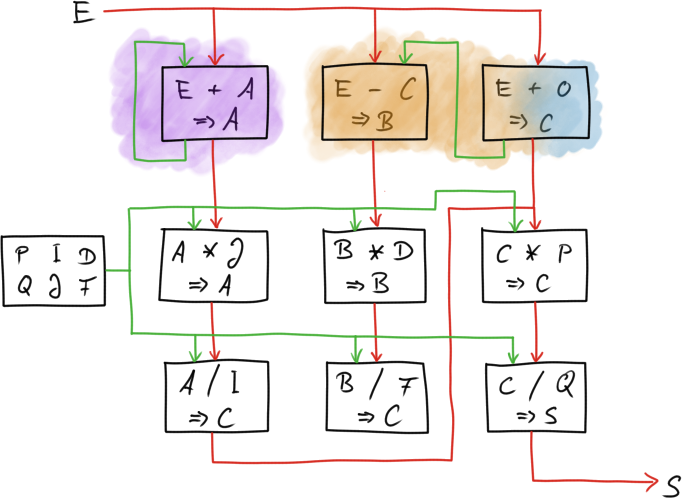
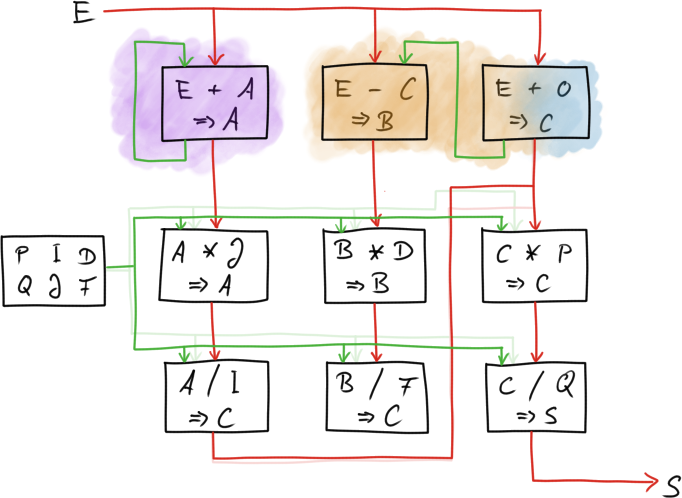
Two versions of the same layered image (w=682, h=498). Layer-by-layer changes:
painted on "Green" over [103, 6, 576, 448]
painted on "Red" over [103, 6, 659, 493]
"Shading": opacity 100% → 85% over [103, 6, 603, 297]
painted on "Letters" over [103, 6, 659, 493]
added group "old sketch" (19%) with 3 layers above "Layer 1" over [103, 6, 659, 493]
added layer "Copy of Red" (1st of 2, in "old sketch") in group "old sketch" over [103, 6, 659, 493]
added layer "Copy of Green" in group "old sketch" over [103, 6, 576, 384]
